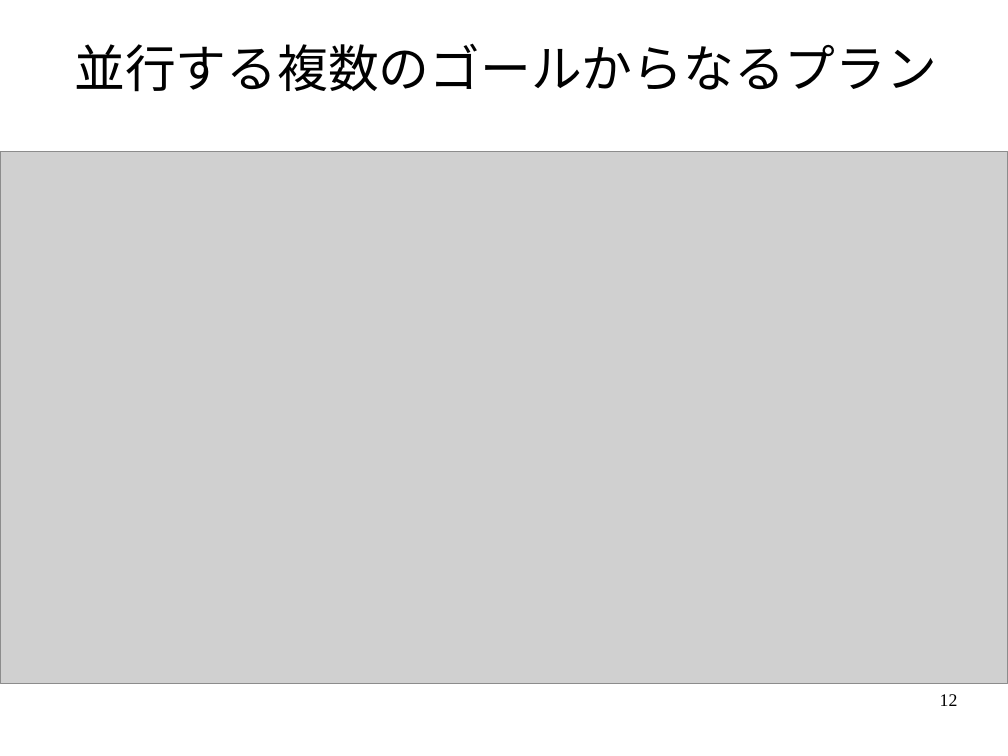
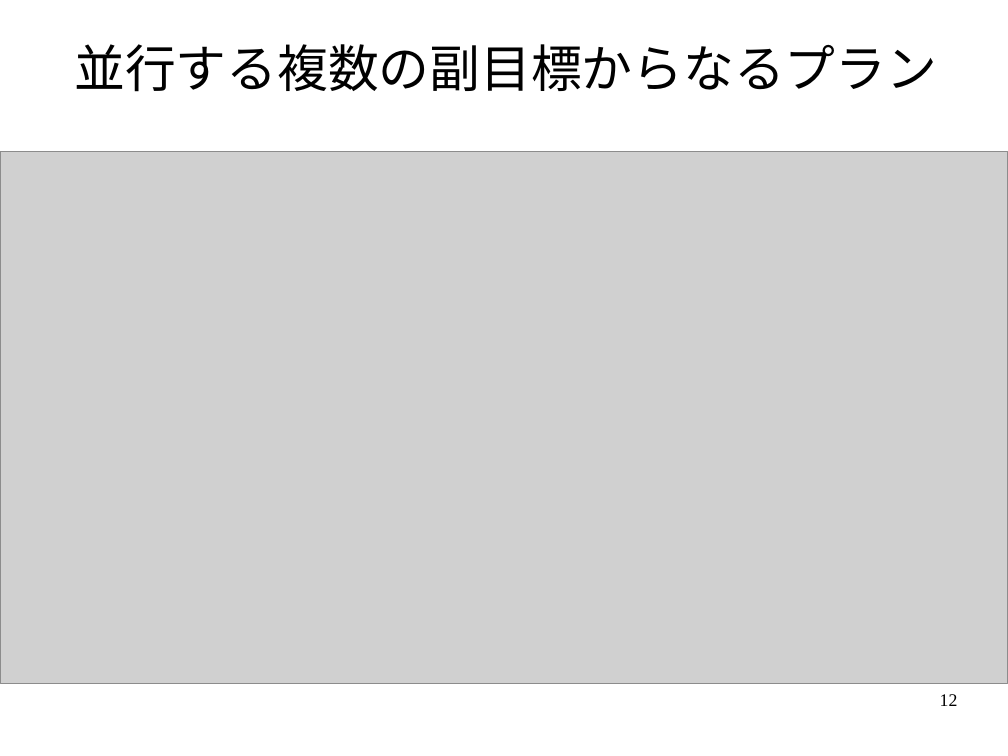
Before and after one commit to ProjectKT/NOAHPlanner, a slide deck: slide 12 of Grep8/発表スライド.odp. Drawn at 1008x756 pixels with LibreOffice and Linux fonts; fonts in the diff are those of the drawing; grey boxes stand for pictures. Boxes give left, top, right and bottom in pixels: in the first picture for what was removed or moved away, otherwise in the second. Text is boxed around its words. In the diff, an @@ line names an element or a change of style, - is before the commit and + after.

```diff
--- a/Grep8/発表スライド.odp
+++ b/Grep8/発表スライド.odp
@@ title at [74, 44, 937, 92]: text changed @@
-並行する複数のゴールからなるプラン
+並行する複数の副目標からなるプラン
```
Also in this commit, not shown: 2 other slides changed, 1 other file.
